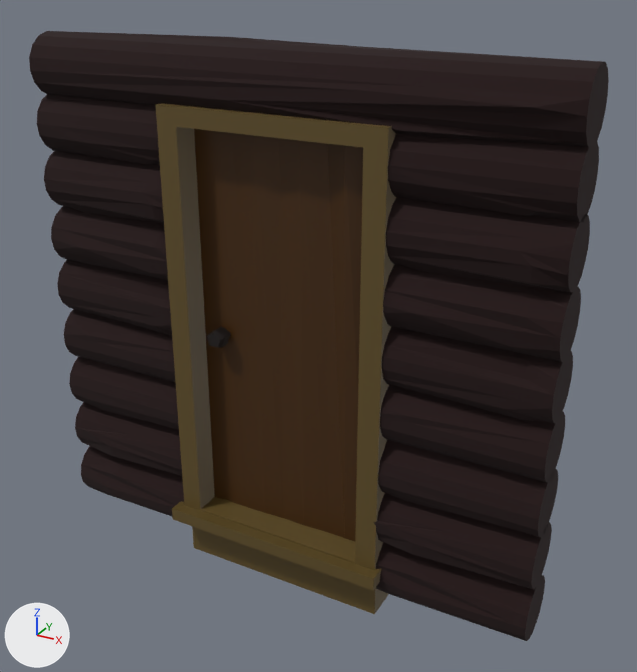
Before and after pictures for a commit that changed the Blender file Assets/NaokiassetUnfinished/lostsignal/porte.blend.
Rendered twice from a camera (50 mm lens) standing at (13.0, -21.6, 18.2) and looking at (0.9, 0.4, 7.2). The axes (+X, +Y, +Z) are drawn at lower left. The lights are the same throughout. The first picture is the older version.
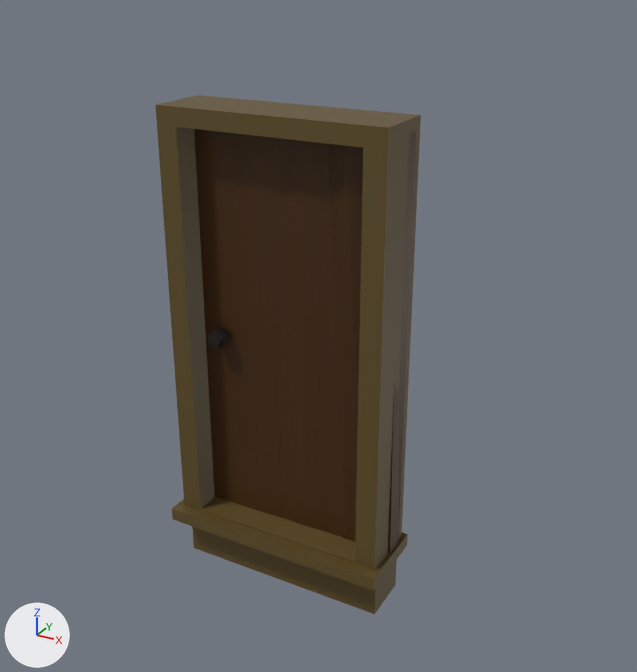
Commit message: porte fixed

Location of each change, (x1, y1, x2, y2) in pixels of the pictures (637 x 672 px):
'Cylinder.008', deleted (black)
    before: (29, 31, 609, 147)
'Cylinder.015', deleted (black)
    before: (388, 134, 599, 222)
'Cylinder.014', deleted (black)
    before: (386, 197, 590, 292)
'Cylinder.013', deleted (black)
    before: (383, 264, 581, 362)
'Cylinder.012', deleted (black)
    before: (382, 327, 573, 423)
'Cylinder.003', deleted (black)
    before: (380, 385, 565, 483)
'Cylinder.002', deleted (black)
    before: (378, 440, 558, 537)
'Cylinder.001', deleted (black)
    before: (374, 493, 552, 589)
'Cylinder', deleted (black)
    before: (376, 543, 545, 641)
'Cylinder.007', deleted (black)
    before: (37, 94, 160, 165)
'Cylinder.006', deleted (black)
    before: (44, 151, 164, 224)
'Cylinder.005', deleted (black)
    before: (51, 206, 168, 280)
'Cylinder.004', deleted (black)
    before: (57, 260, 172, 336)
'Cylinder.019', deleted (black)
    before: (64, 309, 176, 383)
'Cylinder.018', deleted (black)
    before: (69, 357, 179, 430)
'Cylinder.017', deleted (black)
    before: (75, 402, 182, 476)
'Cylinder.016', deleted (black)
    before: (81, 446, 184, 516)

What the commit changed:
Object 'Cylinder' (ob_cylinder) is deleted.
Object 'Cylinder.001' (ob_cylinder_001) is deleted.
Object 'Cylinder.002' (ob_cylinder_002) is deleted.
Object 'Cylinder.003' (ob_cylinder_003) is deleted.
Object 'Cylinder.004' (ob_cylinder_004) is deleted.
Object 'Cylinder.005' (ob_cylinder_005) is deleted.
Object 'Cylinder.006' (ob_cylinder_006) is deleted.
Object 'Cylinder.007' (ob_cylinder_007) is deleted.
Object 'Cylinder.008' (ob_cylinder_008) is deleted.
Object 'Cylinder.012' (ob_cylinder_012) is deleted.
Object 'Cylinder.013' (ob_cylinder_013) is deleted.
Object 'Cylinder.014' (ob_cylinder_014) is deleted.
Object 'Cylinder.015' (ob_cylinder_015) is deleted.
Object 'Cylinder.016' (ob_cylinder_016) is deleted.
Object 'Cylinder.017' (ob_cylinder_017) is deleted.
Object 'Cylinder.018' (ob_cylinder_018) is deleted.
Object 'Cylinder.019' (ob_cylinder_019) is deleted.
